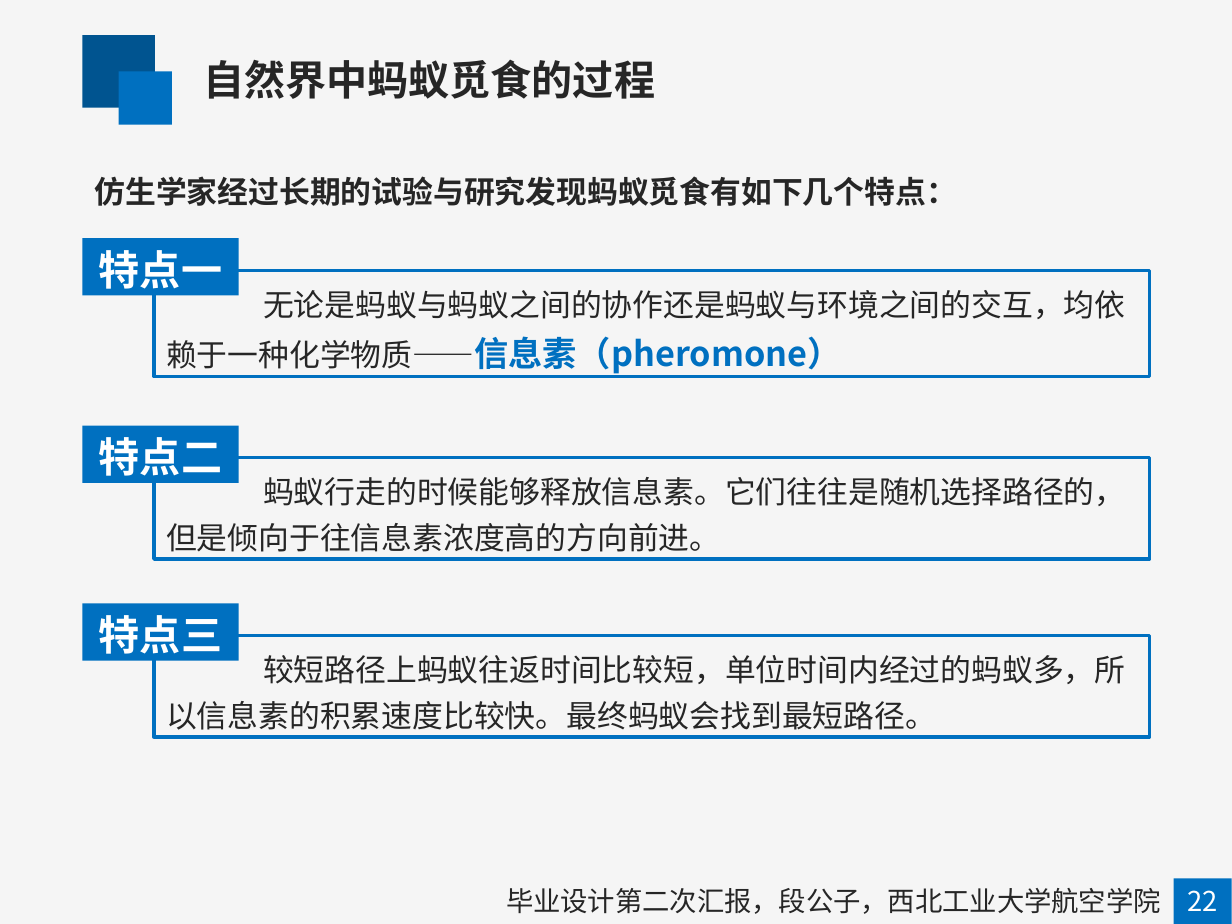
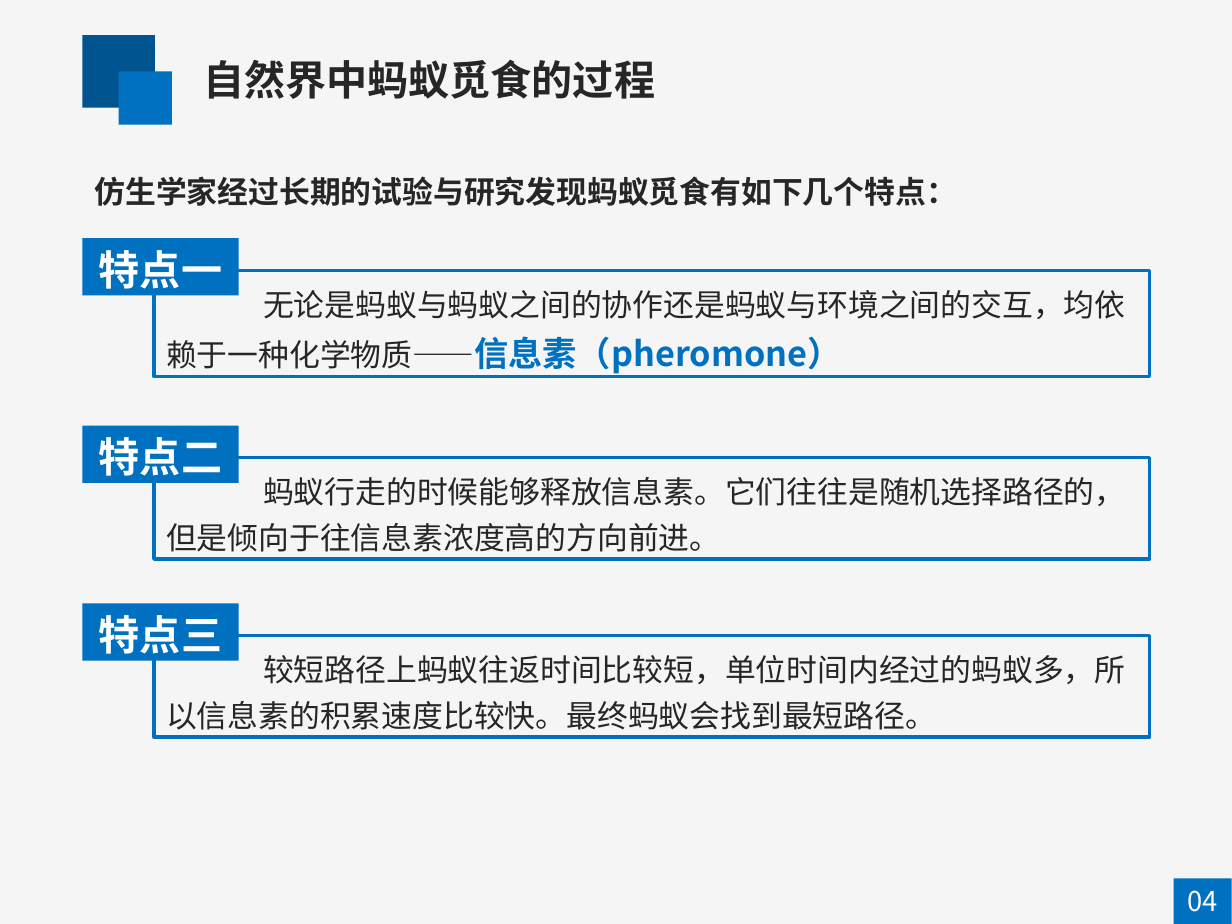
Before and after one commit to mapengfei-nwpu/ant, a slide deck: slide 4 of 蚁群优化算法.pptx. Drawn at 1232x924 pixels with LibreOffice and Linux fonts; fonts in the diff are those of the drawing. Boxes give left, top, right and bottom in pixels: in the first picture for what was removed or moved away, otherwise in the second. Text is boxed around its words. In the diff, an @@ line names an element or a change of style, - is before the commit and + after.

```diff
--- a/蚁群优化算法.pptx
+++ b/蚁群优化算法.pptx
@@ text removed at (506,888,1161,914) @@
-毕业设计第二次汇报，段公子，西北工业大学航空学院
@@ text at (1187,890,1217,912): text changed @@
-22
+04
```
Also in this commit, not shown: 16 other slides changed, 11 slides added, 2 slides removed, 1 other file.
